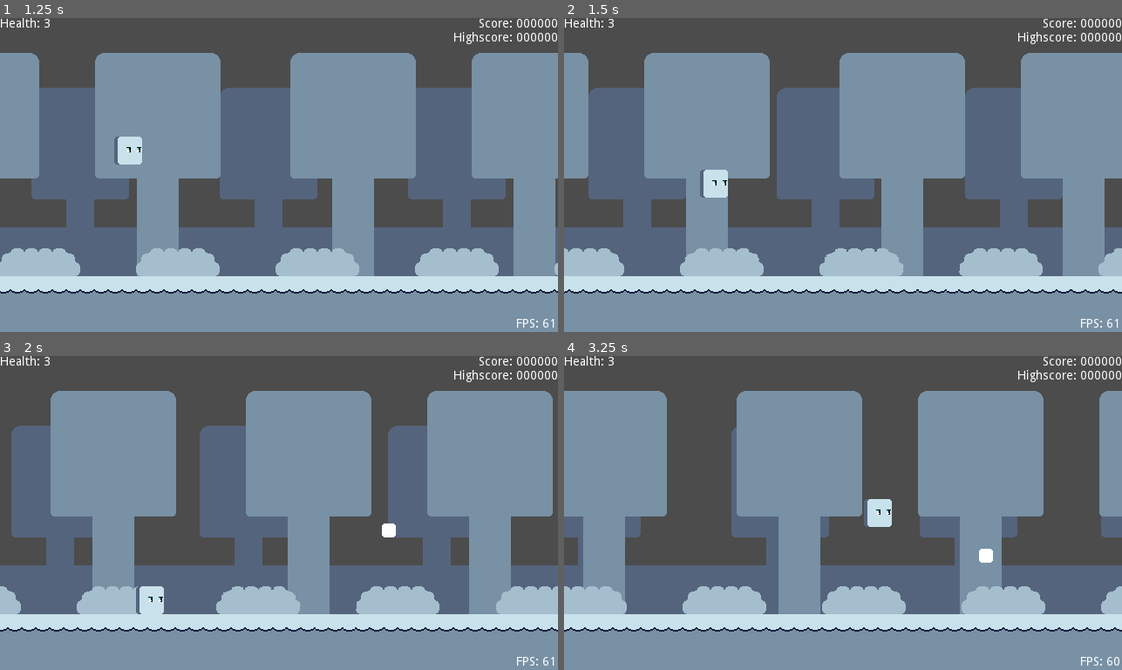
Above: before the commit, frames 1-4 (two rows, left to right).
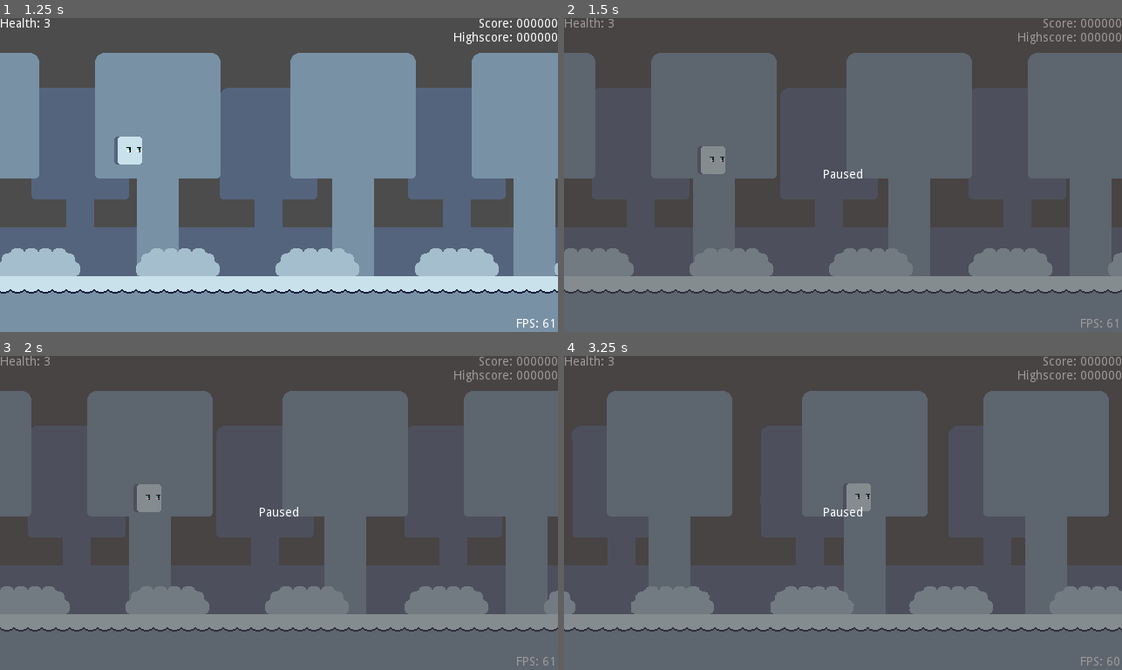
Above: after the commit, the same moments.

Repository: NexusrexDev/Geoshootria
Game: Godot game, scene res://Scenes/Rooms/MainMenu.tscn
Two runs of this game, one before a commit and one after it. Both use one fixed random seed, a clock stepped at 60 frames per second and the inputs below.
Inputs:
- Up to frame 1 (1.25 s): tap Enter (ui_select) at 0.5, 0.6 s; hold D (ui_right) from 0.53 s (still down); tap Space (ui_accept) at 0.77 s
- Up to frame 2 (1.5 s): release D (ui_right) at 1.28 s; hold S (ui_down) from 1.28 s (still down); tap Enter (ui_select) at 1.35 s
- Up to frame 3 (2 s): keep holding S (ui_down); tap Space (ui_accept) at 1.52 s
- Up to frame 4 (3.25 s): release S (ui_down) at 2.03 s; hold D (ui_right) 2.03-2.78 s; tap Enter (ui_select) at 2.1, 2.85 s; hold W (ui_up) from 2.78 s (still down); tap Space (ui_accept) at 3.02 s

Frame 1 is identical in both runs. In frame 2, 78% of the frame differs, in the area x 0-100%, y 0-100%; in frame 3, 78%; in frame 4, 81%.

Commit message:
Finished task 20 [HUD] Creating a pause menu (Nodes, Implementation to pause the entire game)

Diff:
--- a/Scenes/Objects/HUD.tscn
+++ b/Scenes/Objects/HUD.tscn
@@ -4,6 +4,7 @@
 [ext_resource path="res://Scripts/FPSLabel.gd" type="Script" id=2]
 
 [node name="HUD" type="CanvasLayer"]
+pause_mode = 2
 script = ExtResource( 1 )
 
 [node name="HealthLabel" type="Label" parent="."]
@@ -32,3 +33,20 @@
 text = "FPS: XXX"
 align = 2
 script = ExtResource( 2 )
+
+[node name="Pause" type="Control" parent="."]
+visible = false
+margin_right = 640.0
+margin_bottom = 360.0
+
+[node name="BackColor" type="ColorRect" parent="Pause"]
+margin_right = 640.0
+margin_bottom = 360.0
+color = Color( 0.270588, 0.243137, 0.243137, 0.521569 )
+
+[node name="Label" type="Label" parent="Pause"]
+margin_right = 640.0
+margin_bottom = 360.0
+text = "Paused"
+align = 1
+valign = 1
--- a/Scenes/Objects/Projectile.tscn
+++ b/Scenes/Objects/Projectile.tscn
@@ -7,6 +7,7 @@
 extents = Vector2( 8, 8 )
 
 [node name="Projectile" type="Area2D"]
+pause_mode = 1
 script = ExtResource( 2 )
 
 [node name="Sprite" type="Sprite" parent="."]
--- a/Scenes/Rooms/Level.tscn
+++ b/Scenes/Rooms/Level.tscn
@@ -127,6 +127,7 @@
 selectionMinMax = [ 8, 7 ]
 
 [node name="Music" type="AudioStreamPlayer" parent="."]
+pause_mode = 2
 stream = ExtResource( 19 )
 autoplay = true
 bus = "Music"
--- a/Scripts/HUD.gd
+++ b/Scripts/HUD.gd
@@ -11,15 +11,21 @@
 onready var healthLabel = $HealthLabel
 onready var scoreLabel = $ScoreLabel
 onready var hscoreLabel = $HighscoreLabel
+onready var pauseNode = $Pause
 
 func _ready():
-	set_process(false)
 	refreshHUD()
 
 func _process(_delta):
-	#Temporary code to restart levels
+	# Pausing
 	if Input.is_action_just_pressed("ui_select"):
-		get_tree().reload_current_scene()
+		var isPaused = get_tree().paused
+		get_tree().paused = !isPaused
+		pauseNode.visible = !isPaused
+		if !isPaused == true:
+			AudioServer.add_bus_effect(1, AudioEffectBandPassFilter.new())
+		else:
+			AudioServer.remove_bus_effect(1, 0)
 
 func refreshHUD():
 	scoreString = formatConv(score)
--- a/Scripts/SFXManager.gd
+++ b/Scripts/SFXManager.gd
@@ -10,6 +10,9 @@
 var queue = []  # The queue of sounds to play.
 
 func _ready():
+    # Setting pause mode to process for the pause menu
+    pause_mode = Node.PAUSE_MODE_PROCESS
+
     # Create the pool of AudioStreamPlayer nodes.
     for i in playersNum:
         var p = AudioStreamPlayer.new()
